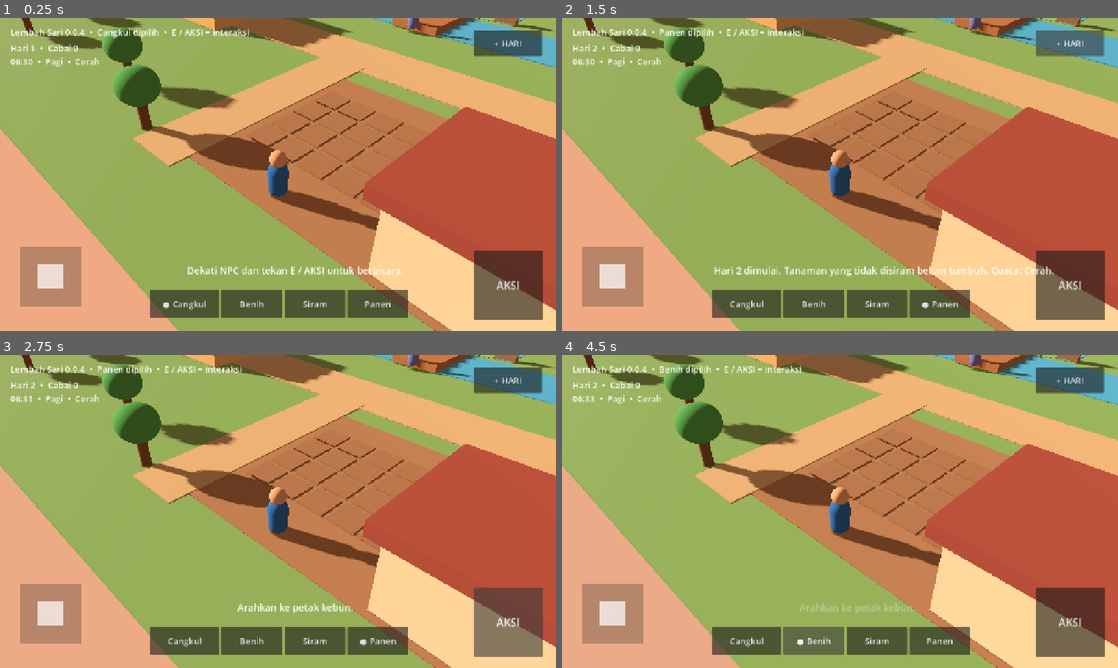
Above: before the commit, frames 1-4 (two rows, left to right).
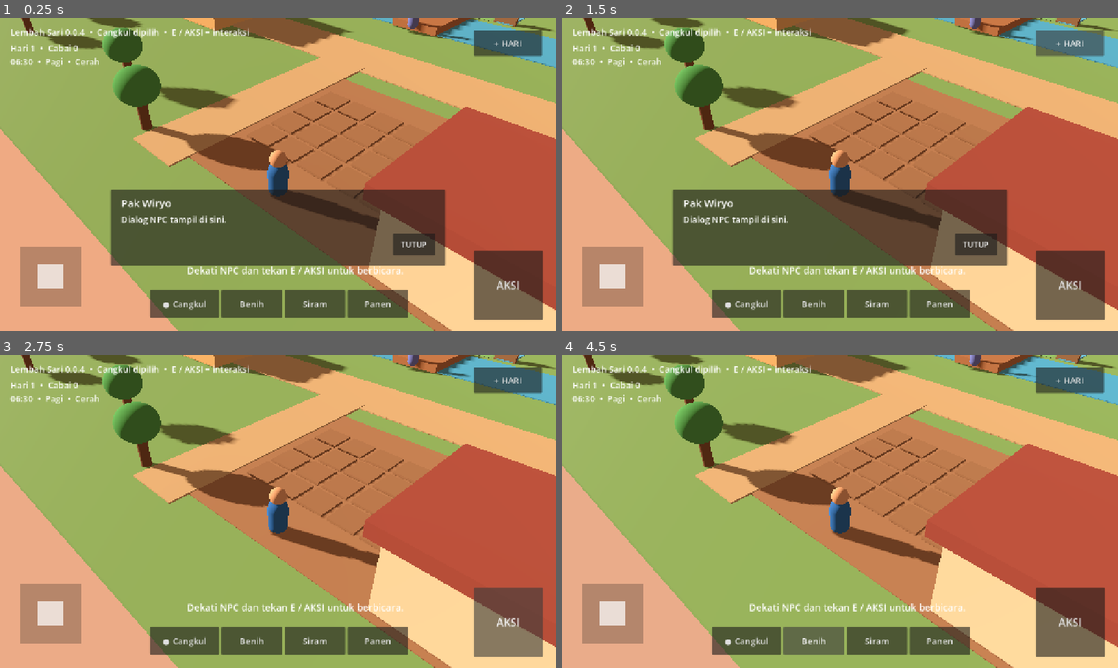
Above: after the commit, the same moments.

Repository: eneft/Lembah-sari
Game: Godot game, scene res://scenes/Main.tscn
Same seed, same stepped clock (60 frames per second), same inputs: the game is played once before the commit and once after it.
Inputs:
- Up to frame 1 (0.25 s): no input
- Up to frame 2 (1.5 s): click "Panen" at 0.5 s; click "+ HARI" at 1.25 s
- Up to frame 3 (2.75 s): click "AKSI" at 2 s
- Up to frame 4 (4.5 s): click "Cangkul" (after the commit: "● Cangkul") at 2.75 s; click "● Cangkul" at 3.5 s; click "Benih" at 4.25 s

The runs differ from the first frame. In frame 1, 15% of the frame differs, in the area x 19-81%, y 54-80%; in frame 2, 16%, in the area x 5-100%, y 0-100%; in frame 3, 1.6%; in frame 4, 1.7%.
Error after the commit: Invalid access to property or key 'pressed' on a base object of type 'null instance'. (res://scripts/mobile_controls.gd:32)

Commit message:
feat: add fishing selling and inventory HUD controls

Diff:
--- a/scripts/mobile_controls.gd
+++ b/scripts/mobile_controls.gd
@@ -3,14 +3,18 @@
 var player: Node = null
 var farm_manager: Node = null
 var time_manager: Node = null
+var inventory_manager: Node = null
 
 @onready var action_button: Button = $Root/ActionButton
 @onready var hoe_button: Button = $Root/HoeButton
 @onready var seed_button: Button = $Root/SeedButton
 @onready var water_button: Button = $Root/WaterButton
 @onready var hand_button: Button = $Root/HandButton
+@onready var rod_button: Button = $Root/RodButton
+@onready var sell_button: Button = $Root/SellButton
 @onready var day_button: Button = $Root/DayButton
 @onready var status_label: Label = $Root/Status
+@onready var inventory_label: Label = $Root/Inventory
 @onready var feedback_label: Label = $Root/Feedback
 @onready var hint_label: Label = $Root/Hint
 @onready var dialogue_panel: Panel = $Root/DialoguePanel
@@ -25,6 +29,8 @@
 	seed_button.pressed.connect(func() -> void: _select_tool("seed"))
 	water_button.pressed.connect(func() -> void: _select_tool("water"))
 	hand_button.pressed.connect(func() -> void: _select_tool("hand"))
+	rod_button.pressed.connect(func() -> void: _select_tool("rod"))
+	sell_button.pressed.connect(func() -> void: _select_tool("sell"))
 	day_button.pressed.connect(_on_next_day_pressed)
 	dialogue_close.pressed.connect(_close_dialogue)
 	dialogue_panel.visible = false
@@ -62,8 +68,15 @@
 		if time_manager.has_signal("weather_changed"):
 			time_manager.connect("weather_changed", Callable(self, "_on_weather_changed"))
 
+	var inventories: Array[Node] = get_tree().get_nodes_in_group("inventory_manager")
+	if not inventories.is_empty():
+		inventory_manager = inventories[0]
+		if inventory_manager.has_signal("inventory_changed"):
+			inventory_manager.connect("inventory_changed", Callable(self, "_refresh_inventory"))
+
 	_on_tool_changed("hoe")
 	_refresh_status()
+	_refresh_inventory()
 
 func _on_action_pressed() -> void:
 	if dialogue_panel.visible:
@@ -83,13 +96,17 @@
 	if dialogue_panel.visible:
 		return
 	if time_manager != null and time_manager.has_method("skip_to_next_day"):
-		var result: Dictionary = time_manager.call("skip_to_next_day")
-		_on_feedback(str(result.get("message", "Hari berikutnya dimulai.")))
+		var day_value: Variant = time_manager.call("skip_to_next_day")
+		if day_value is Dictionary:
+			var result: Dictionary = day_value as Dictionary
+			_on_feedback(str(result.get("message", "Hari berikutnya dimulai.")))
 		_refresh_status()
 		return
 	if farm_manager != null and farm_manager.has_method("next_day"):
-		var fallback: Dictionary = farm_manager.call("next_day")
-		_on_feedback(str(fallback.get("message", "Hari berikutnya dimulai.")))
+		var fallback_value: Variant = farm_manager.call("next_day")
+		if fallback_value is Dictionary:
+			var fallback: Dictionary = fallback_value as Dictionary
+			_on_feedback(str(fallback.get("message", "Hari berikutnya dimulai.")))
 		_refresh_status()
 		return
 	_on_feedback("Sistem waktu belum siap.")
@@ -99,18 +116,24 @@
 		"hoe": "Cangkul",
 		"seed": "Benih",
 		"water": "Siram",
-		"hand": "Panen"
+		"hand": "Panen",
+		"rod": "Pancing",
+		"sell": "Jual"
 	}
 	hoe_button.text = "Cangkul"
 	seed_button.text = "Benih"
 	water_button.text = "Siram"
 	hand_button.text = "Panen"
+	rod_button.text = "Pancing"
+	sell_button.text = "Jual"
 	match tool:
 		"hoe": hoe_button.text = "● Cangkul"
 		"seed": seed_button.text = "● Benih"
 		"water": water_button.text = "● Siram"
 		"hand": hand_button.text = "● Panen"
-	hint_label.text = "Lembah Sari 0.0.4  •  %s dipilih  •  E / AKSI = interaksi" % str(labels.get(tool, tool))
+		"rod": rod_button.text = "● Pancing"
+		"sell": sell_button.text = "● Jual"
+	hint_label.text = "Lembah Sari 0.0.5  •  %s dipilih  •  E / AKSI = interaksi" % str(labels.get(tool, tool))
 
 func _on_dialogue_requested(speaker: String, text: String) -> void:
 	dialogue_name.text = speaker
@@ -136,6 +159,7 @@
 
 func _on_harvest_changed(_total: int) -> void:
 	_refresh_status()
+	_refresh_inventory()
 
 func _on_feedback(text: String) -> void:
 	if dialogue_panel.visible:
@@ -147,10 +171,16 @@
 	tween.tween_property(feedback_label, "modulate:a", 0.35, 0.6)
 
 func _refresh_status() -> void:
-	var farm_text: String = "Hari 1  •  Cabai 0"
+	var farm_text: String = "Hari 1  •  Cabai panen 0"
 	if farm_manager != null and farm_manager.has_method("get_status_text"):
 		farm_text = str(farm_manager.call("get_status_text"))
 	var clock_text: String = "06:30  •  Pagi  •  Cerah"
 	if time_manager != null and time_manager.has_method("get_status_text"):
 		clock_text = str(time_manager.call("get_status_text"))
 	status_label.text = "%s\n%s" % [farm_text, clock_text]
+
+func _refresh_inventory() -> void:
+	if inventory_manager != null and inventory_manager.has_method("get_inventory_text"):
+		inventory_label.text = str(inventory_manager.call("get_inventory_text"))
+	else:
+		inventory_label.text = "Tas: Cabai 0  •  Ikan 0\nRp 0"
